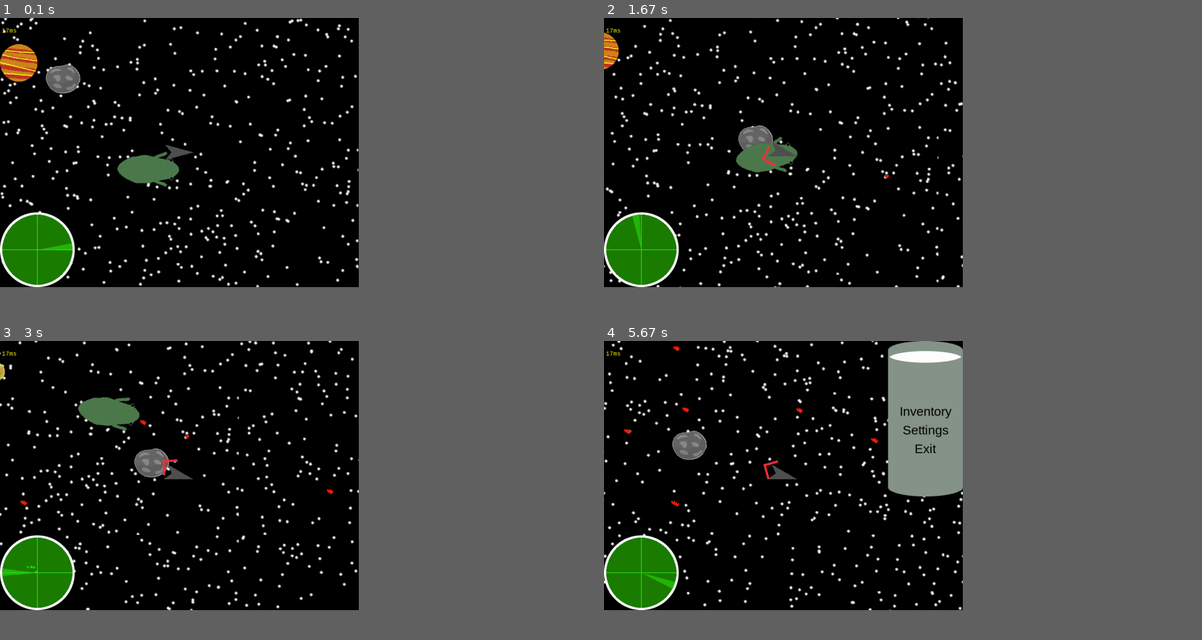
Above: before the commit, frames 1-4 (two rows, left to right).
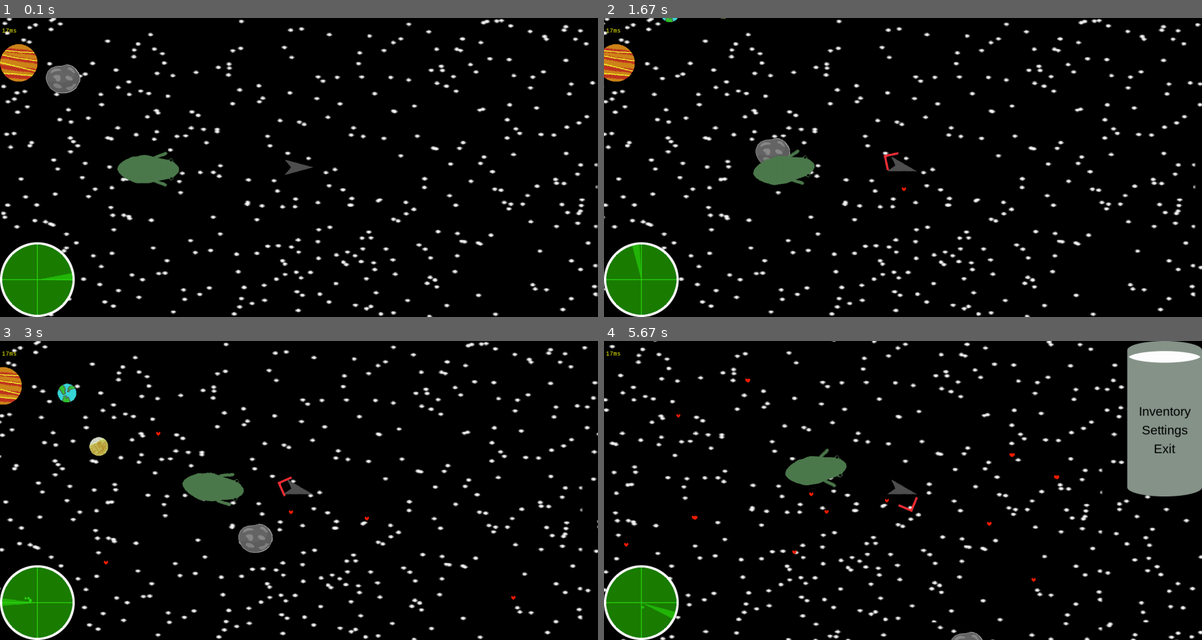
Above: after the commit, the same moments.

Repository: Jacob-OTW/Explorer-in-PyGame
Game: pygame game, started from main.py
Two runs of this game, one before a commit and one after it. Both use one fixed random seed, a clock stepped at 60 frames per second and the inputs below.
Inputs (mouse positions are in pixels of both pictures, inside the frame that each line leads up to):
- Up to frame 1 (0.1 s): no input
- Up to frame 2 (1.67 s): tap F at 0.33 s; tap Space at 0.67 s; click (908, 185) at 1.05 s; tap D at 1.33 s
- Up to frame 3 (3 s): click (113, 559) at 1.72 s; click (520, 595) at 2.05 s; hold Up 2.33-2.63 s; click (370, 517) at 2.42 s; hold Down 2.67-2.97 s; click (155, 430) at 2.75 s
- Up to frame 4 (5.67 s): hold Up 3-3.37 s; tap Space at 3.07, 3.47, 3.87, 4.2, 4.53, 4.93, 5.33 s; click (873, 568) at 3.08 s; hold Down 3.4-3.77 s; click (903, 526) at 3.48 s; hold Up 3.8-4.1 s; click (1058, 538) at 3.88 s; hold Down 4.13-4.43 s; click (807, 391) at 4.22 s; hold Up 4.47-4.83 s; click (1058, 463) at 4.55 s; hold Down 4.87-5.23 s; click (1088, 484) at 4.95 s; tap F at 5.02 s; hold Up 5.27-5.57 s; move the mouse to (705, 520) at 5.3 s; click (705, 520) at 5.35 s; tap E at 5.42 s; hold Down from 5.6 s (still down); move the mouse to (717, 451) at 5.63 s
In our replay, the window is 540x405 before the commit and 900x450 after it. These sizes can differ from the game's own. Grey fills any space a smaller window leaves; there, only what the larger window draws over its background counts as a difference.

The runs differ from the first frame. In frame 1, 9.6% of the frame differs, in the area x 0-100%, y 0-100%; in frame 2, 11%; in frame 3, 13%; in frame 4, 23%.

Commit message:
Objects will create their own mimic. Asteroids will respawn, still need function for it

Diff:
--- a/creature_obj.py
+++ b/creature_obj.py
@@ -3,6 +3,7 @@
 import random
 from settings import stage
 from player_obj import play
+from nav_objs import Mimic, mimic_group
 
 
 class Creature(pygame.sprite.Sprite):
@@ -18,6 +19,7 @@
         self.timer = 0
         self.loot = 'Dead Skin'
         self.seen = True
+        mimic_group.add(Mimic(self))
 
     def update(self):
         self.cycle_animation()
--- a/main.py
+++ b/main.py
@@ -76,10 +76,6 @@
 Stars.addstars()  # Add the 4 background tiles
 
 mimic_group.add(Mimic(play, is_player=True))  # Add mimics for all objects
-for i in creature_group.sprites():
-    mimic_group.add(Mimic(i))
-for i in planet_group.sprites():
-    mimic_group.add(Mimic(i))
 
 myfont = pygame.font.SysFont("monospace", 16)  # setup font for text
 
--- a/missile_obj.py
+++ b/missile_obj.py
@@ -2,7 +2,7 @@
 import math
 from settings import stage
 from player_obj import play
-from planet_obj import planet_group
+from planet_obj import planet_group, Planet
 from radar_obj import radar
 from nav_objs import Mimic, mimic_group
 from effects import effect_group, Explosion
@@ -72,6 +72,8 @@
             if self.mask.overlap(planet.mask, offset):
                 if 'Asteroid' in planet.status:
                     play.Current_Planet = None
+                    planet_group.add(Planet(100, 100, xf=3.2, yf=2.1, costume_num='asteroid', loot='Item_A',
+                                            status=['Asteroid', 'Loot']))
                     planet.kill()
                 effect_group.add(Explosion((stage.XScroll + self.rect.centerx, stage.YScroll + self.rect.centery)))
                 self.kill()
--- a/planet_obj.py
+++ b/planet_obj.py
@@ -4,7 +4,7 @@
 from player_obj import play
 from space_probe_obj import space_probe_group
 from effects import effect_group, Explosion
-from nav_objs import map_selector
+from nav_objs import map_selector, Mimic, mimic_group
 
 
 def dis_to(mp, tp):
@@ -52,6 +52,9 @@
 
         # std values
         self.orbit_value = 0
+
+        # Mimic
+        mimic_group.add(Mimic(self))
 
     def update(self):
         if 'Static' in self.status:  # Things to do if Static
@@ -104,6 +107,9 @@
                 effect_group.add(Explosion((stage.XScroll + self.rect.centerx, stage.YScroll + self.rect.centery)))
                 play.Current_Planet = None
                 map_selector.target = None
+                if 'Asteroid' in self.status:
+                    planet_group.add(Planet(100, 100, xf=3.2, yf=2.1, costume_num='asteroid', loot='Item_A',
+                                            status=['Asteroid', 'Loot']))
                 self.kill()
 
 
--- a/settings.py
+++ b/settings.py
@@ -4,8 +4,8 @@
 # This file exists so there isn't a circular import
 class stage:
     pygame.init()
-    SCREEN_WIDTH = 960
-    SCREEN_HEIGHT = 720
+    SCREEN_WIDTH = 1600  # 960
+    SCREEN_HEIGHT = 800  # 720
     World_Size_X = 50000
     World_Size_Y = 20000
 
--- a/star_obj.py
+++ b/star_obj.py
@@ -6,12 +6,12 @@
 
 class Stars:  # This class is used for the background tiles
     StarList = []  # Objects are added to this list
-    test_img = pygame.image.load('Assets/BG/BG1.png').convert_alpha()  # Stored value for weight and height
+    test_img = pygame.transform.scale(pygame.image.load(f'Assets/BG/BG{random.randint(1, 3)}.png').convert_alpha(), (stage.SCREEN_WIDTH, stage.SCREEN_HEIGHT))
 
     @classmethod
     def randomBG(cls):
         # Returns one of the random images for the Background
-        return pygame.image.load(f'Assets/BG/BG{random.randint(1, 3)}.png').convert_alpha()
+        return pygame.transform.scale(pygame.image.load(f'Assets/BG/BG{random.randint(1, 3)}.png').convert_alpha(), (stage.SCREEN_WIDTH, stage.SCREEN_HEIGHT))
 
     @classmethod
     def draw(cls):
